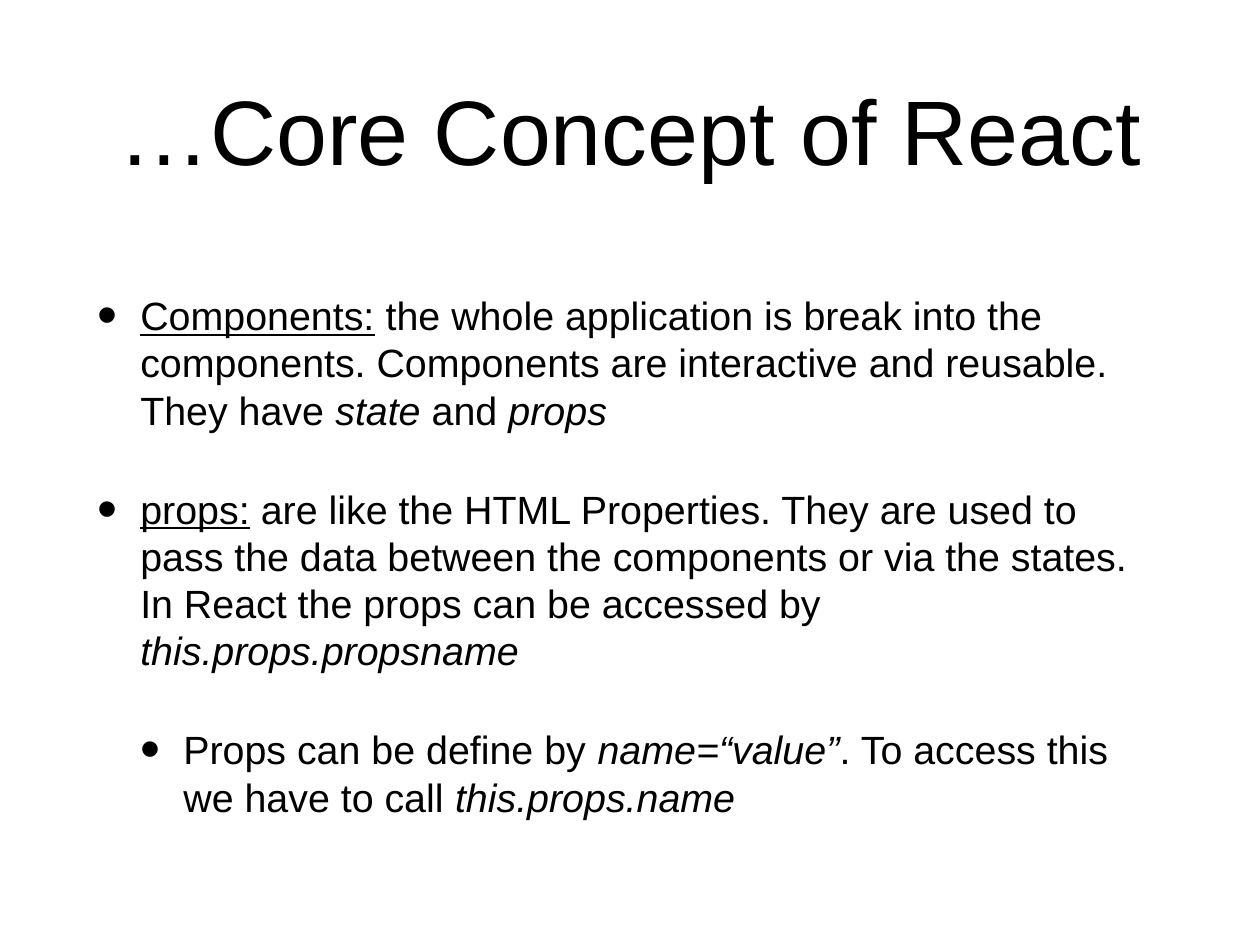
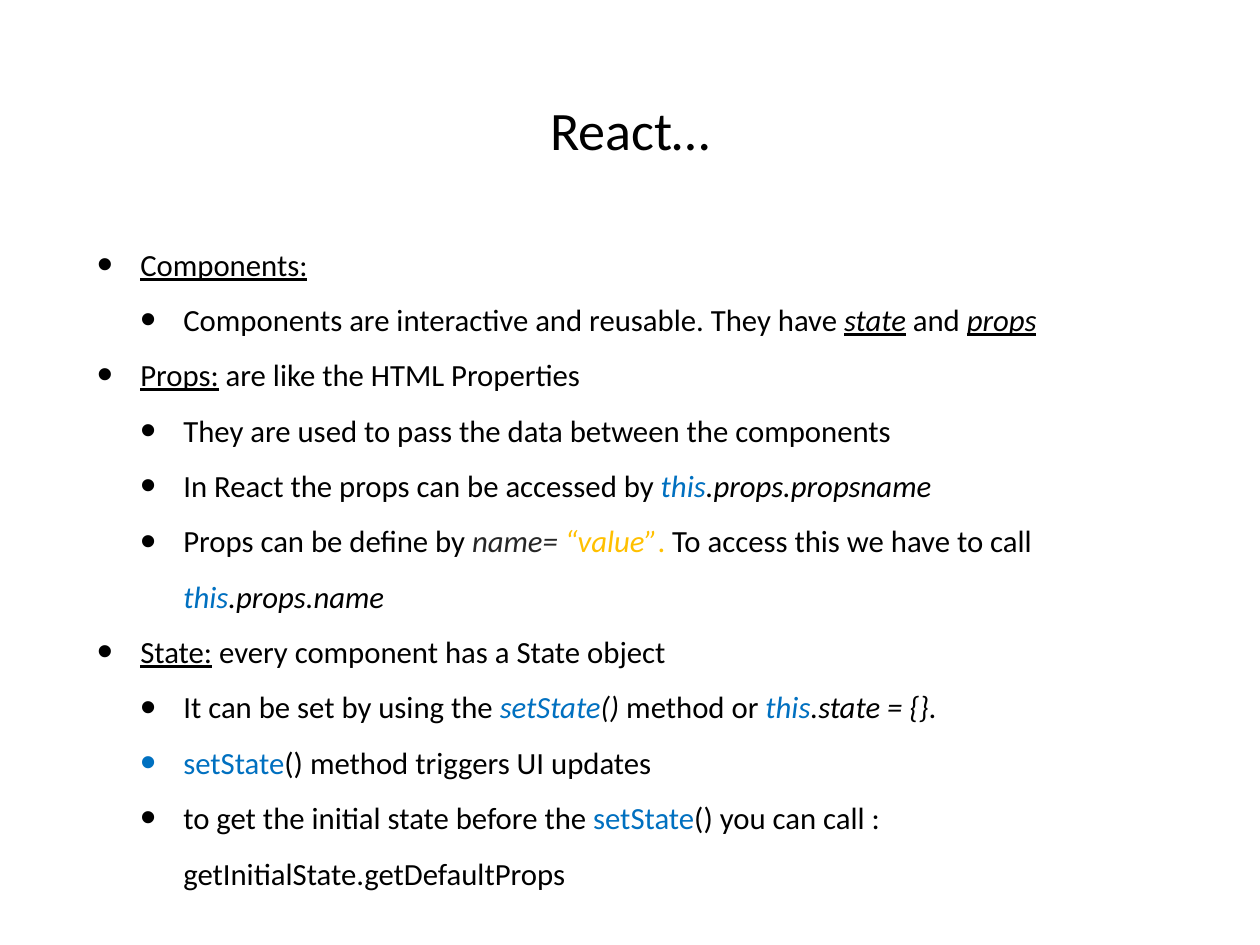
Before and after one commit to hogeschool/Development-5, a slide deck: slide 21 of Lectures/Lecture6/Lesson6.pptx (slide 11 before the commit). Drawn at 1260x945 pixels with LibreOffice and Linux fonts; fonts in the diff are those of the drawing. Boxes give left, top, right and bottom in pixels: in the first picture for what was removed or moved away, otherwise in the second. Text is boxed around its words. In the diff, an @@ line names an element or a change of style, - is before the commit and + after.

```diff
--- a/Lectures/Lecture6/Lesson6.pptx
+++ b/Lectures/Lecture6/Lesson6.pptx
@@ title at <box>550,115,710,151</box>: text changed; size 74.4 to 44 pt; font Arial to Calibri @@
-…Core Concept of React
+React…
@@ text "Components:" at <box>140,256,1037,891</box>: vertical alignment middle to top @@
@@ text at <box>140,256,1037,891</box>: text changed; size 32 to 25 pt; font Arial to Calibri @@
-• Components: the whole application is break into the components. Components are interactive and reusable. They have state and props
-• props: are like the HTML Properties. They are used to pass the data between the components or via the states. In React the props can be accessed by this.props.propsname
-  • Props can be define by name=“value”. To access this we have to call this.props.name
+• Components:
+  • Components are interactive and reusable. They have state and props
+• Props: are like the HTML Properties
+  • They are used to pass the data between the components
+  • In React the props can be accessed by this.props.propsname
+  • Props can be define by name= “value”. To access this we have to call this.props.name
+• State: every component has a State object
+  • It can be set by using the setState() method or this.state = {}.
+  • setState() method triggers UI updates
+  • to get the initial state before the setState() you can call : getInitialState.getDefaultProps
```
Also in this commit, not shown: 8 other slides changed, 14 slides added, 5 slides removed.
